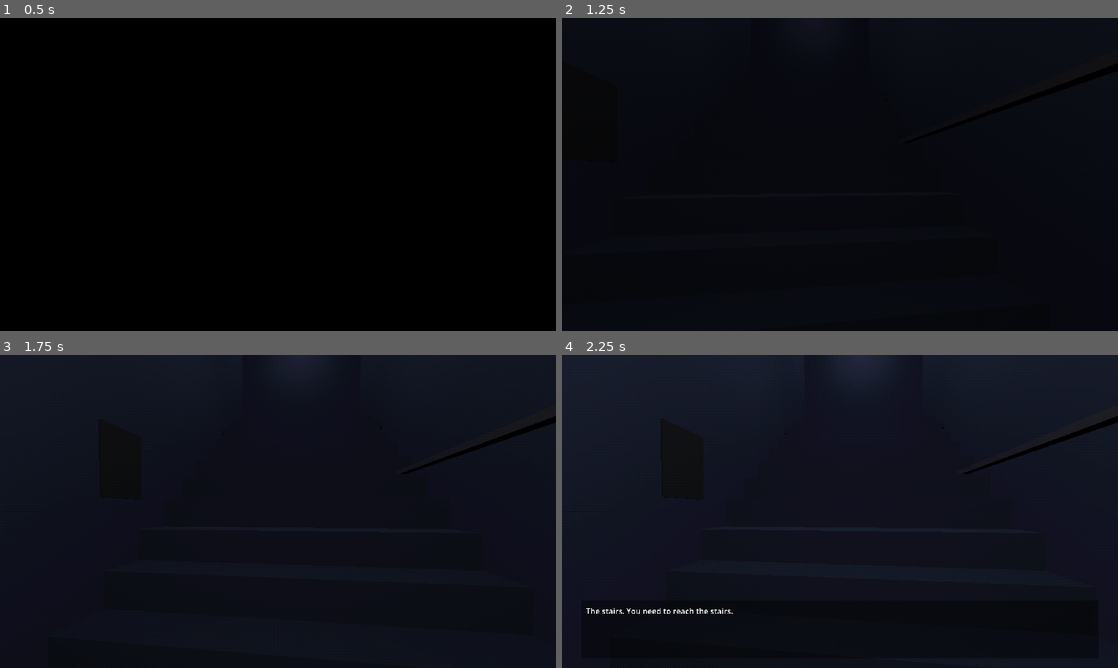
Above: before the commit, frames 1-4 (two rows, left to right).
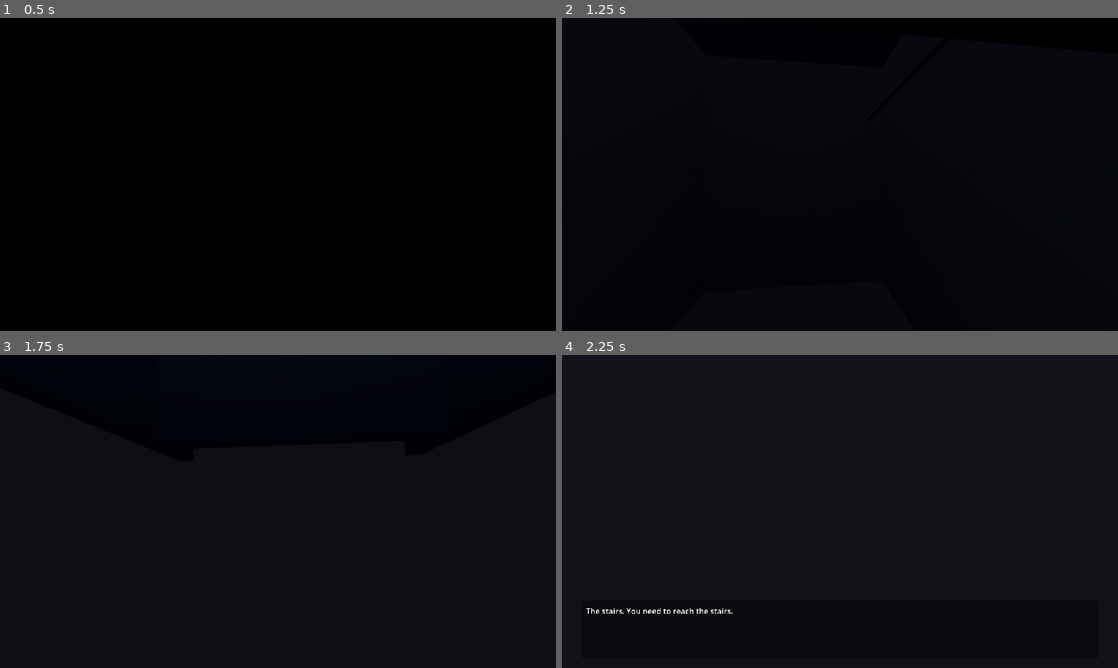
Above: after the commit, the same moments.

Repository: qweliant/healthcare-horror
Game: Godot game, scene res://scenes/stairwell/stairwell.tscn
Same seed, same stepped clock (60 frames per second), same inputs: the game is played once before the commit and once after it. This scene is started directly instead of the project's main scene.
Inputs (mouse positions are in pixels of both pictures, inside the frame that each line leads up to):
- Up to frame 1 (0.5 s): no input
- Up to frame 2 (1.25 s): tap Enter at 0.5 s; move the mouse to (867, 174) at 0.52 s; hold W (move_forward) from 0.53 s (still down); hold Space (advance_dialogue) from 0.53 s (still down)
- Up to frame 3 (1.75 s): keep holding W (move_forward); move the mouse to (250, 511) at 1.27 s; release Space (advance_dialogue) at 1.28 s; tap E (interact) at 1.35 s
- Up to frame 4 (2.25 s): keep holding W (move_forward); move the mouse to (851, 505) at 2.02 s; hold Space (advance_dialogue) from 2.03 s (still down)

Frame 1 is identical in both runs. In frame 2, 3.0% of the frame differs, in the area x 20-100%, y 0-20%; in frame 3, 16%, in the area x 0-100%, y 0-57%; in frame 4, 1.4%.

Commit message:
edit job 2 escape

Diff:
--- a/scenes/job2/job2.tscn
+++ b/scenes/job2/job2.tscn
@@ -63,7 +63,7 @@
 emission_energy_multiplier = 0.0
 
 [sub_resource type="StandardMaterial3D" id="StandardMaterial3D_door"]
-albedo_color = Color(0.22, 0.18, 0.14, 1)
+albedo_color = Color(1, 0, 0, 1)
 
 [sub_resource type="StandardMaterial3D" id="StandardMaterial3D_door_frame"]
 albedo_color = Color(0.3, 0.3, 0.34, 1)
--- a/scenes/stairwell/stairwell.tscn
+++ b/scenes/stairwell/stairwell.tscn
@@ -34,6 +34,9 @@
 [sub_resource type="BoxShape3D" id="BoxShape3D_teleport"]
 size = Vector3(2.5, 2.0, 0.5)
 
+[sub_resource type="BoxShape3D" id="BoxShape3D_ramp"]
+size = Vector3(2.5, 0.2, 4.4231)
+
 [sub_resource type="ShaderMaterial" id="ShaderMaterial_ps1"]
 shader = ExtResource("4_ps1")
 shader_parameter/color_depth = 15.0
@@ -76,79 +79,76 @@
 size = Vector3(3.0, 0.1, 2.0)
 material = SubResource("Mat_concrete")
 
-; --- Steps (12 steps, each 0.25m tall, 0.3m deep) ---
+; --- Steps (visual only — walking handled by invisible StairRamp below) ---
 
 [node name="Step01" type="CSGBox3D" parent="."]
 transform = Transform3D(1, 0, 0, 0, 1, 0, 0, 0, 1, 0, 0.125, -0.35)
-use_collision = true
 size = Vector3(2.5, 0.25, 0.3)
 material = SubResource("Mat_concrete")
 
 [node name="Step02" type="CSGBox3D" parent="."]
 transform = Transform3D(1, 0, 0, 0, 1, 0, 0, 0, 1, 0, 0.375, -0.65)
-use_collision = true
 size = Vector3(2.5, 0.25, 0.3)
 material = SubResource("Mat_concrete")
 
 [node name="Step03" type="CSGBox3D" parent="."]
 transform = Transform3D(1, 0, 0, 0, 1, 0, 0, 0, 1, 0, 0.625, -0.95)
-use_collision = true
 size = Vector3(2.5, 0.25, 0.3)
 material = SubResource("Mat_concrete")
 
 [node name="Step04" type="CSGBox3D" parent="."]
 transform = Transform3D(1, 0, 0, 0, 1, 0, 0, 0, 1, 0, 0.875, -1.25)
-use_collision = true
 size = Vector3(2.5, 0.25, 0.3)
 material = SubResource("Mat_concrete")
 
 [node name="Step05" type="CSGBox3D" parent="."]
 transform = Transform3D(1, 0, 0, 0, 1, 0, 0, 0, 1, 0, 1.125, -1.55)
-use_collision = true
 size = Vector3(2.5, 0.25, 0.3)
 material = SubResource("Mat_concrete")
 
 [node name="Step06" type="CSGBox3D" parent="."]
 transform = Transform3D(1, 0, 0, 0, 1, 0, 0, 0, 1, 0, 1.375, -1.85)
-use_collision = true
 size = Vector3(2.5, 0.25, 0.3)
 material = SubResource("Mat_concrete")
 
 [node name="Step07" type="CSGBox3D" parent="."]
 transform = Transform3D(1, 0, 0, 0, 1, 0, 0, 0, 1, 0, 1.625, -2.15)
-use_collision = true
 size = Vector3(2.5, 0.25, 0.3)
 material = SubResource("Mat_concrete")
 
 [node name="Step08" type="CSGBox3D" parent="."]
 transform = Transform3D(1, 0, 0, 0, 1, 0, 0, 0, 1, 0, 1.875, -2.45)
-use_collision = true
 size = Vector3(2.5, 0.25, 0.3)
 material = SubResource("Mat_concrete")
 
 [node name="Step09" type="CSGBox3D" parent="."]
 transform = Transform3D(1, 0, 0, 0, 1, 0, 0, 0, 1, 0, 2.125, -2.75)
-use_collision = true
 size = Vector3(2.5, 0.25, 0.3)
 material = SubResource("Mat_concrete")
 
 [node name="Step10" type="CSGBox3D" parent="."]
 transform = Transform3D(1, 0, 0, 0, 1, 0, 0, 0, 1, 0, 2.375, -3.05)
-use_collision = true
 size = Vector3(2.5, 0.25, 0.3)
 material = SubResource("Mat_concrete")
 
 [node name="Step11" type="CSGBox3D" parent="."]
 transform = Transform3D(1, 0, 0, 0, 1, 0, 0, 0, 1, 0, 2.625, -3.35)
-use_collision = true
 size = Vector3(2.5, 0.25, 0.3)
 material = SubResource("Mat_concrete")
 
 [node name="Step12" type="CSGBox3D" parent="."]
 transform = Transform3D(1, 0, 0, 0, 1, 0, 0, 0, 1, 0, 2.875, -3.65)
-use_collision = true
-size = Vector3(2.5, 0.25, 0.3)
-material = SubResource("Mat_concrete")
+size = Vector3(2.5, 0.25, 0.3)
+material = SubResource("Mat_concrete")
+
+; --- Invisible ramp: the actual walkable surface spanning the stairs ---
+; Slope ~42.7° (under default floor_max_angle), from bottom landing edge to top landing edge.
+
+[node name="StairRamp" type="StaticBody3D" parent="."]
+transform = Transform3D(1, 0, 0, 0, 0.7346, 0.6785, 0, -0.6785, 0.7346, 0, 1.4265, -2.1929)
+
+[node name="CollisionShape3D" type="CollisionShape3D" parent="StairRamp"]
+shape = SubResource("BoxShape3D_ramp")
 
 ; --- Top Landing ---
 
Not shown, added: scenes/job2/escape_door.gd.uid
Not shown, added: scenes/stairwell/stairwell.gd.uid
